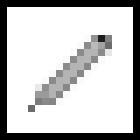
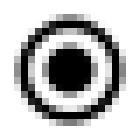
Layer changes from the first 140 × 140 image to the second:
hid "Edit", painted on it over <box>0,0,140,140</box>
added layer "Checbox Round Fill" above "Color Fill 2 copy" over <box>42,42,98,98</box>
added layer "Checkbox Round Frame" above "Checkbox Round BG" over <box>14,14,126,126</box>
added layer "Checkbox Round BG" above "Checkbox Square Fill" over <box>21,21,119,119</box>
renamed "Frame" to "Checkbox Square Off", hid it, moved it above "Color Fill 2 copy 2" over <box>0,0,140,140</box>
